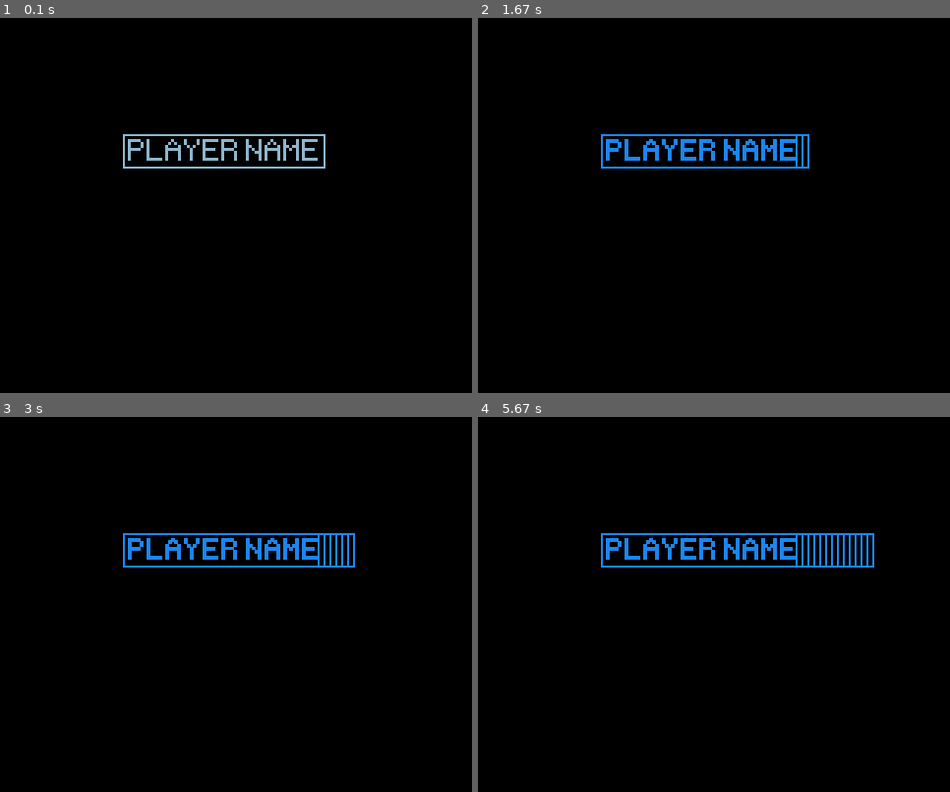
Above: before the commit, frames 1-4 (two rows, left to right).
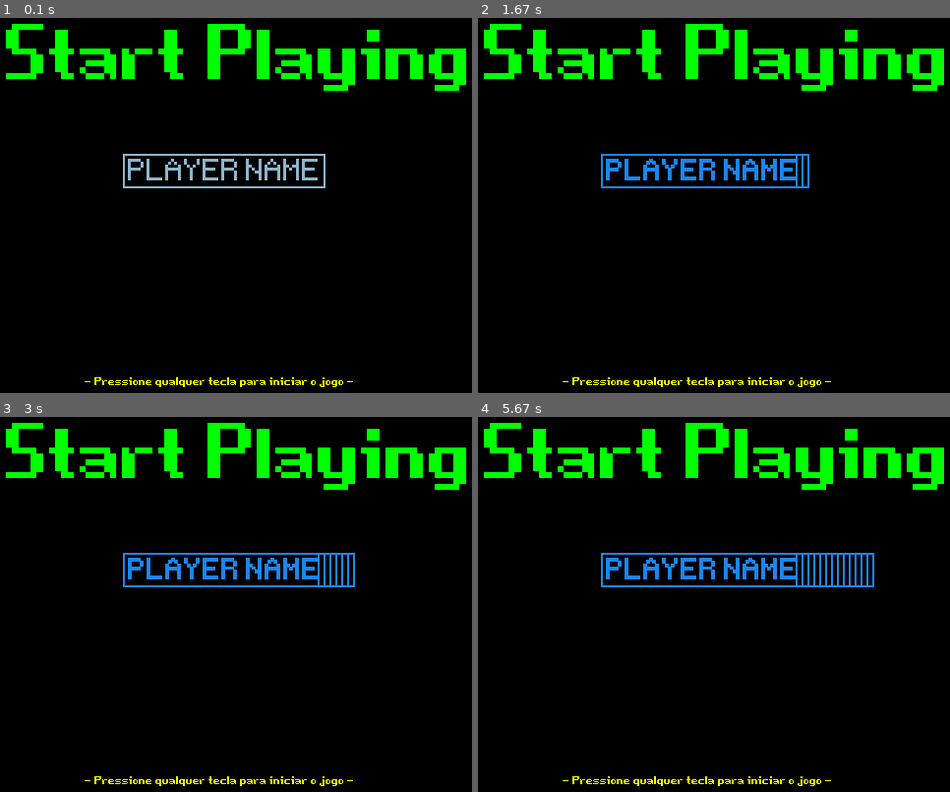
Above: after the commit, the same moments.

Repository: Casterrr/dinorun
Game: pygame game, started from main.py
The game is run twice, just before and just after one commit, with the same random seed, the same clock (stepped at 60 frames per second) and the same inputs.
Inputs:
- Up to frame 1 (0.1 s): no input
- Up to frame 2 (1.67 s): click "PLAYER NAME" at 0.38 s; hold Up 0.67-1.13 s; hold Up 1.22-1.58 s; tap Space at 1.28 s; hold Up from 1.62 s (still down)
- Up to frame 3 (3 s): tap Space at 1.68, 2.02, 2.42, 2.75 s; release Up at 1.92 s; hold Up 1.95-2.32 s; hold Up 2.35-2.65 s; hold Up from 2.68 s (still down)
- Up to frame 4 (5.67 s): release Up at 3.05 s; hold Up 3.08-3.38 s; tap Space at 3.15, 3.48, 3.88, 4.22, 4.62, 4.95, 5.35 s; hold Up 3.42-3.78 s; hold Up 3.82-4.12 s; hold Up 4.15-4.52 s; hold Up 4.55-4.85 s; hold Up 4.88-5.25 s; hold Up 5.28-5.58 s; hold Up from 5.62 s (still down)

The runs differ from the first frame. In frame 1, 8.0% of the frame differs, in the area x 1-99%, y 1-99%; in frame 2, 8.5%; in frame 3, 8.7%; in frame 4, 9.2%.

Commit message:
Tela_inicial_com_caixa_de_Texto

Diff:
--- a/input_box.py
+++ b/input_box.py
@@ -1,7 +1,7 @@
 import pygame as pg
 from texts import fonte_do_jogo
 from start_pygame import tela
-
+from sys import exit
 
 
 ##screen = pg.display.set_mode((640, 480))
@@ -54,8 +54,8 @@
 
 
 ## Função principal
-def main():
-    name_player = InputBox(300, 130, 200, 35, 'PLAYER NAME')
+def function_input(name_player):
+    ##name_player = InputBox(300, 130, 200, 35, 'PLAYER NAME')
     ##input_box1 = InputBox(100, 100, 140, 32)
     ##input_box2 = InputBox(100, 300, 140, 32)
     input_box = [name_player]
@@ -64,7 +64,10 @@
     while not done:
         for event in pg.event.get():
             if event.type == pg.QUIT:
-                done = True
+                ##done = True
+                if event.type == pg.QUIT:
+                    pg.quit()
+                    exit()
             for box in input_box:
                 box.handle_event(event)
 
@@ -76,6 +79,3 @@
             box.draw(tela)
 
         pg.display.flip()
-
-
-main()
--- a/main.py
+++ b/main.py
@@ -13,7 +13,7 @@
 
 from rectangles import *
 
-from input_box import InputBox
+from input_box import *
 
 
 
@@ -112,15 +112,10 @@
 
     tela.blit(initial_game_screen_text, (175, -20))
     tela.blit(start_text, (260, 370))
+    name_player = InputBox(300, 150, 150, 35, 'PLAYER NAME')
+    function_input(name_player)
+    py.display.flip()
 
-    py.display.flip()
-    name_player = InputBox(300, 130, 200, 35, 'PLAYER NAME')
-
-'''def score():
-    current_time = py.time.get_ticks()
-    score_surface = fonte_do_jogo(30).render(current_time, False, 'white')
-    score_rectangle = score_surface.get_rect(right = (600, 50))
-    tela.blit(score_surface, score_rectangle)'''
 
 def show_game_over_screen(game_over_text):
     tela.fill('#112e0a')
